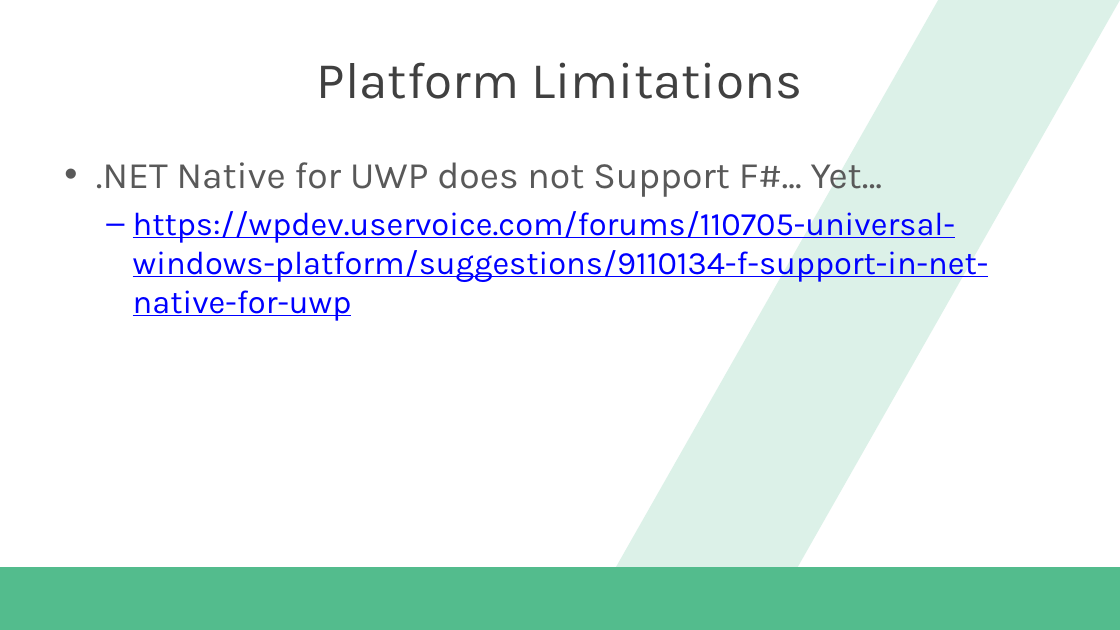
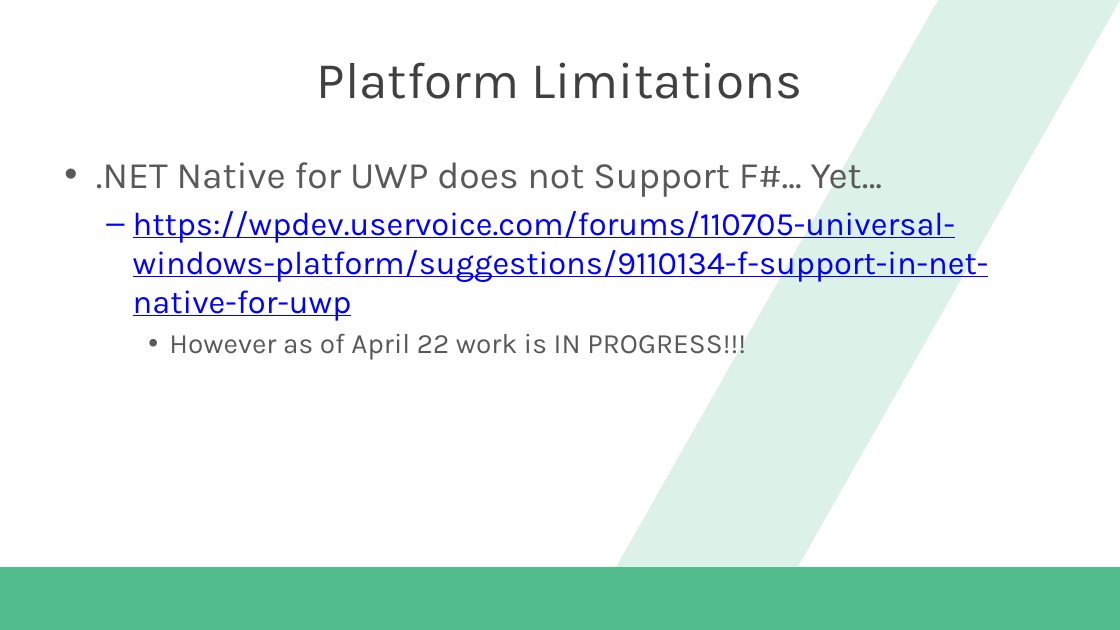
Before and after one commit to dannydwarren/FSharpXamarin, a slide deck: slide 16 of FSharpXamarin_Slides.pptx. Drawn at 1120x630 pixels with LibreOffice and Linux fonts; fonts in the diff are those of the drawing; background and template pictures are left out. Boxes give left, top, right and bottom in pixels: in the first picture for what was removed or moved away, otherwise in the second. Text is boxed around its words. In the diff, an @@ line names an element or a change of style, - is before the commit and + after.

```diff
--- a/FSharpXamarin_Slides.pptx
+++ b/FSharpXamarin_Slides.pptx
@@ text at (x1=169, y1=333, x2=746, y2=360): paragraph added @@
+    • However as of April 22 work is IN PROGRESS!!!
```
Also in this commit, not shown: 2 other slides changed.
